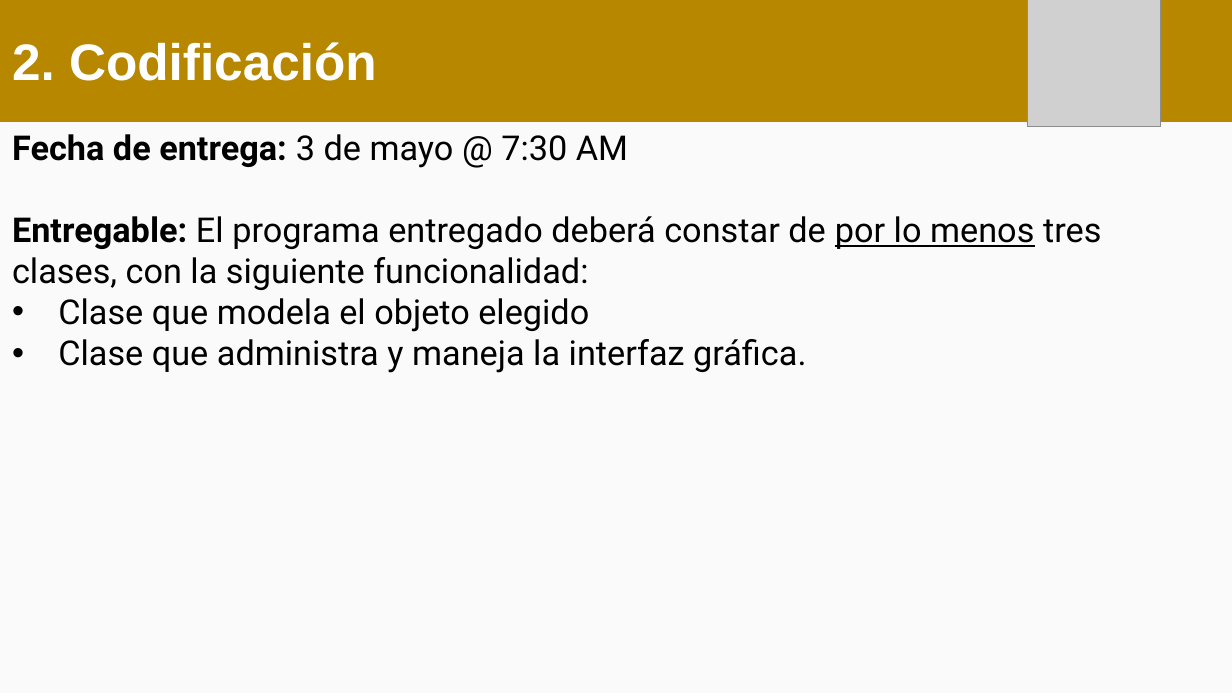
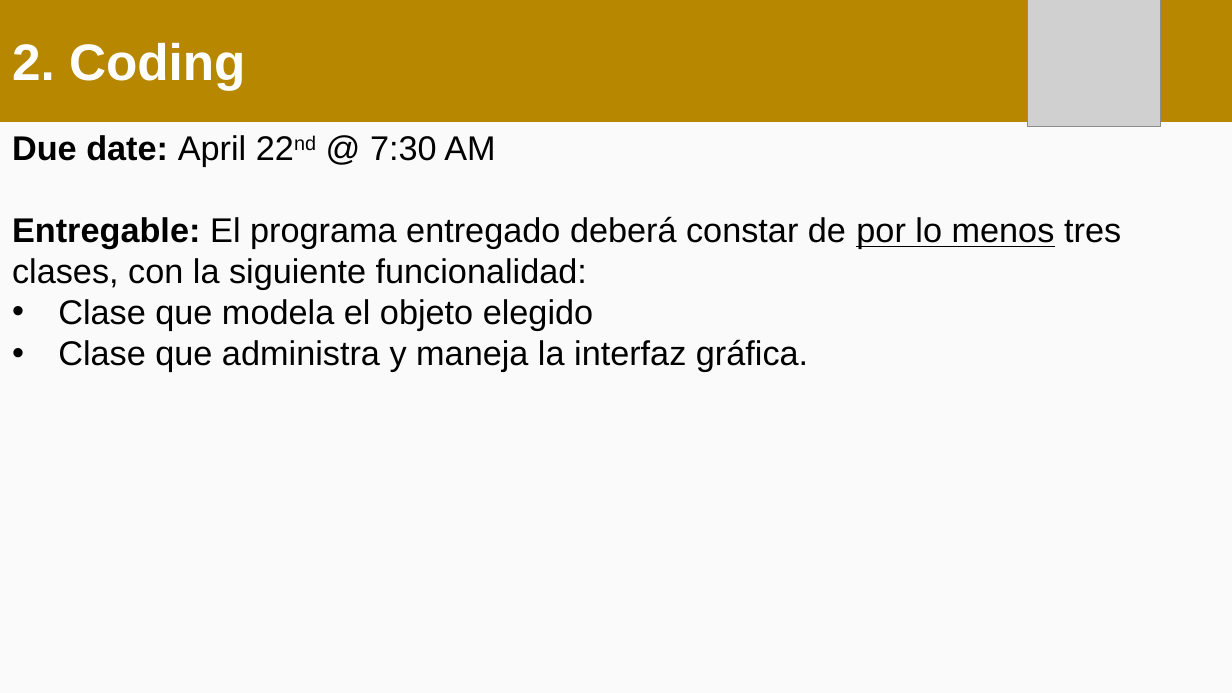
Before and after one commit to OMardil/CS2_2024_EN, a slide deck: slide 8 of PROYECTO/01 Medium Level/PROY_M00.pptx. Drawn at 1232x693 pixels with LibreOffice and Linux fonts; fonts in the diff are those of the drawing; grey boxes stand for pictures. Boxes give left, top, right and bottom in pixels: in the first picture for what was removed or moved away, otherwise in the second. Text is boxed around its words. In the diff, an @@ line names an element or a change of style, - is before the commit and + after.

```diff
--- a/PROYECTO/01 Medium Level/PROY_M00.pptx
+++ b/PROYECTO/01 Medium Level/PROY_M00.pptx
@@ text in rectangle at (12,42,245,90): text changed @@
-2. Codificación
+2. Coding
@@ text at (12,135,495,167): text changed; font Roboto to Arial; bold off @@
-Fecha de entrega: 3 de mayo @ 7:30 AM
+Due date: April 22nd @ 7:30 AM
@@ text at (12,216,1121,372): font Roboto to Arial in "Entregable: El programa entregado deberá constar de ...", "Clase que modela el objeto elegido", "Clase que administra y maneja la interfaz ..." @@
```
Also in this commit, not shown: 2 other slides changed, 9 slides added, 10 slides removed.
